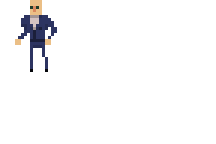
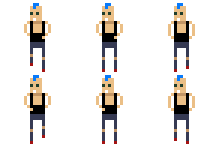
Revision of a layered 216x144 image; what changed, layer by layer:
added group "Alex<3" with 28 layers above "Laura" over [15, 3, 195, 144]
added group "walk down" (1st of 2, in "Alex<3") with 6 layers in group "Alex<3" over [24, 3, 195, 144]
added layer "6" (2nd of 4, in "Alex<3" › "walk down") in group "walk down" over [168, 75, 195, 144]
added layer "5" (2nd of 4, in "Alex<3" › "walk down") in group "walk down" over [96, 75, 123, 144]
added layer "4" (2nd of 4, in "Alex<3" › "walk down") in group "walk down" over [24, 75, 51, 144]
added layer "3" (2nd of 4, in "Alex<3" › "walk down") in group "walk down" over [168, 3, 195, 72]
added layer "2" (2nd of 4, in "Alex<3" › "walk down") in group "walk down" over [96, 3, 123, 72]
added layer "1" (2nd of 4, in "Alex<3" › "walk down") in group "walk down" over [24, 3, 51, 72]
hid group "guard" (27 layers) over [15, 0, 195, 144]
hid group "walk cycle left" (1st of 2, in "guard") (6 layers) over [15, 0, 57, 72]
hid "frame 3" (2nd of 5, in "guard" › "walk cycle left") over [15, 0, 57, 72]
